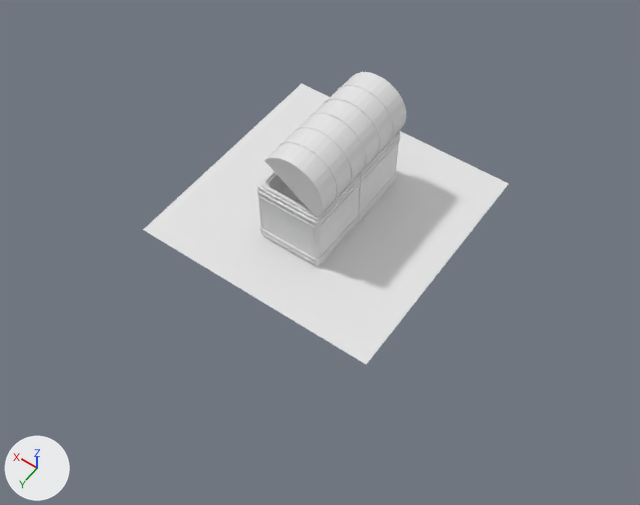
The Blender file treasure chest/treasure chest.blend as it was, and as the next commit left it.
One viewpoint serves both versions: a 50 mm lens placed at (-9.56, 13.87, 19.37), pointed at (-0.89, 1.73, 0.29). The axes (+X, +Y, +Z) are drawn at lower left. The lights are the same throughout.
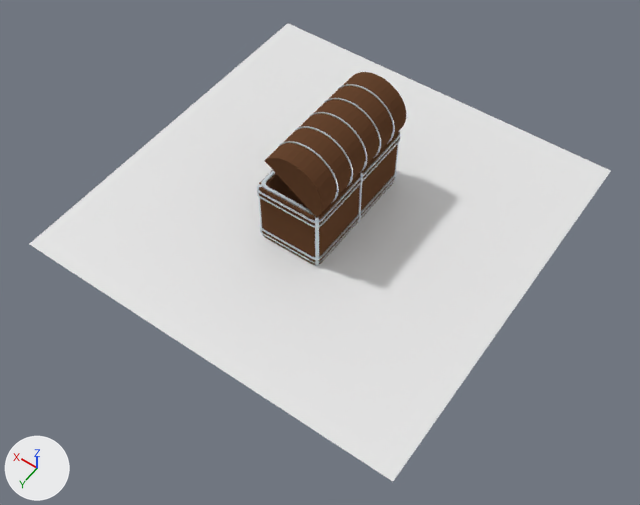
Pixel boxes [x1, y1, x2, y2] of what changed, in the pictures (640 x 505 px):
'Plane', added
    after: [29, 23, 611, 481]
part 1 of me_cube, recoloured (white to brown)
    both: [259, 132, 400, 265]
part 2 of me_cube, recoloured
    both: [257, 131, 401, 266]
part 3 of me_cylinder, recoloured
    both: [279, 84, 395, 203]
part 4 of me_cylinder, recoloured (white to brown)
    both: [264, 72, 406, 218]

The change, as a diff of the scene's bpy script:
```diff
--- a/treasure chest/treasure chest.blend.py
+++ b/treasure chest/treasure chest.blend.py
@@ mat_wood @@
+mat_wood = diffuse_material('Wood')
+mat_wood.base_color = (0.139, 0.0619, 0.0298)  # brown #684630
+mat_wood.roughness = 0.501
@@ mat_metal @@
+mat_metal = bpy.data.materials.new('Metal')
+mat_metal.use_nodes = True; mat_metal.node_tree.nodes.clear()
+_N = mat_metal.node_tree.nodes; _L = mat_metal.node_tree.links
+n0 = _N.new('ShaderNodeOutputMaterial'); n0.name = 'Material Output'
+n1 = _N.new('ShaderNodeBsdfAnisotropic'); n1.name = 'Glossy BSDF'
+n1.inputs[0].default_value = (0.703, 0.756, 0.8, 1.0)  # 'Color', white #dae1e7
+_L.new(n1.outputs[0], n0.inputs[0])  # 'BSDF' to 'Surface'
@@ me_cube @@
 # used by ob_cube; location = (0.0, 0.0, 0.0)
-me_cube.from_pydata(...)  # 850 vertices, 836 faces; spans x -3.79..3.79, y -3.79..3.79, z 0.0..2.06
+me_cube.from_pydata(...)  # 850 vertices, 836 faces; spans x -1.05..1.05, y -2.04..2.04, z 0.0..2.06
+# me_cube part 1: 300 faces spanning x -1.04..1.04, y -2.04..2.02, z 0.0..2.0 switch from mat_material (white #e7e7e7) to mat_wood (brown #684630)
+# me_cube part 2: 535 faces spanning x -1.05..1.05, y -2.04..2.04, z 0.0..2.06 switch from mat_material (white #e7e7e7) to mat_metal
@@ me_cylinder @@
 me_cylinder.from_pydata(...)  # 972 vertices, 970 faces; spans x -1.02..0.01, y -1.02..1.02, z -2.0..2.0
 # used by ob_cylinder; location = (-0.15, 0.0, 2.59); rotation_euler = (-1.571, 0.972, 0.0), in degrees (-90, 56, 0); scale = (0.986, 0.986, 0.986)
+# me_cylinder part 3: 325 of the faces centred in x -1.02..0.01, y -1.01..1.01, z -1.38..1.38 switch from no material to mat_metal
+# me_cylinder part 4: 645 of the faces centred in x -0.99..0.01, y -0.99..0.99, z -2.0..2.0 switch from no material to mat_wood (brown #684630)
@@ me_plane @@
+me_plane.from_pydata([(-1.0, -1.0, 0.0), (1.0, -1.0, 0.0), (-1.0, 1.0, 0.0), (1.0, 1.0, 0.0)], [], [(0, 1, 3, 2)])
@@ ob_plane @@
+ob_plane = bpy.data.objects.new('Plane', me_plane)
+ob_plane.location = (0.0, 0.0, 0.0)
+ob_plane.scale = (6.02, 6.02, 6.02)
```
